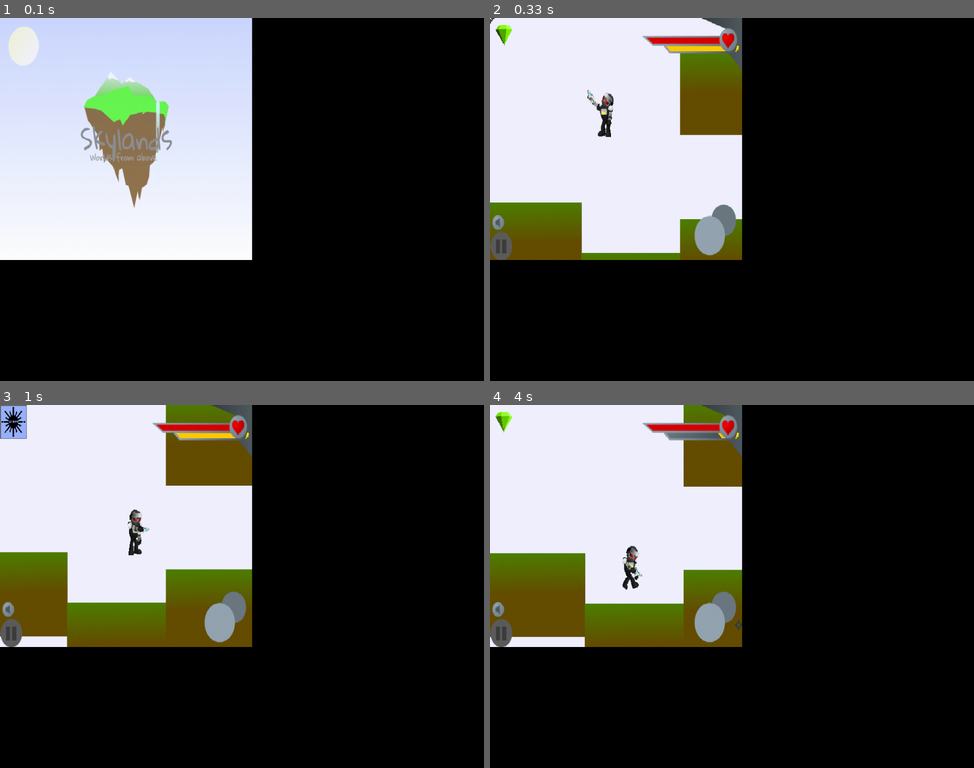
Above: before the commit, frames 1-4 (two rows, left to right).
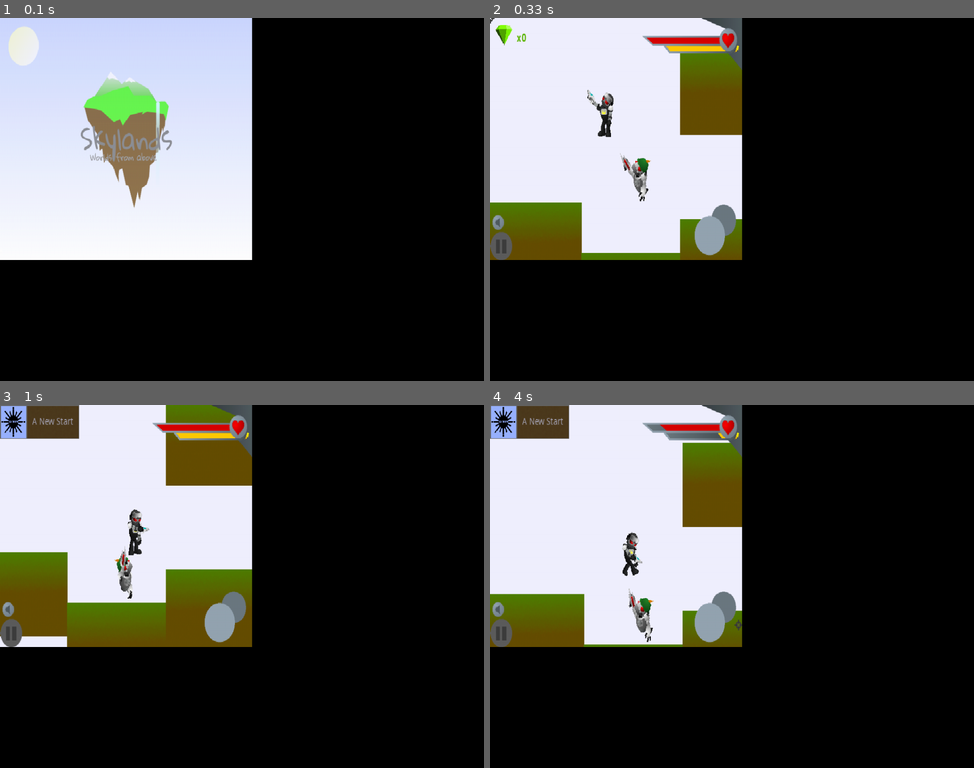
Above: after the commit, the same moments.

Repository: kjniemela/Skylands-WFA-py
Game: pygame game, started from main.py
Same seed, same stepped clock (60 frames per second), same inputs: the game is played once before the commit and once after it.
Inputs (mouse positions are in pixels of both pictures, inside the frame that each line leads up to):
- Up to frame 1 (0.1 s): no input
- Up to frame 2 (0.33 s): no input
- Up to frame 3 (1 s): hold D 0.33-0.8 s; move the mouse to (222, 601) at 0.37 s; hold W from 0.83 s (still down); move the mouse to (396, 575) at 0.87 s
- Up to frame 4 (4 s): release W at 1.13 s; hold D 1.17-1.63 s; move the mouse to (615, 590) at 1.2 s; hold A 1.67-2.2 s; move the mouse to (581, 532) at 1.7 s; hold S 2.23-2.53 s; move the mouse to (804, 459) at 2.27 s; tap Space at 2.57, 2.97, 3.27, 3.4, 3.8 s; hold A 2.9-3.3 s; move the mouse to (741, 463) at 2.93 s; hold W 3.33-3.7 s; move the mouse to (557, 575) at 3.37 s; hold D from 3.73 s (still down); move the mouse to (736, 622) at 3.77 s

Frame 1 is identical in both runs. In frame 2, 0.4% of the frame differs, in the area x 5-34%, y 4-51%; in frame 3, 1.3%; in frame 4, 12%, in the area x 0-53%, y 0-67%.

Commit message:
added text to achievements

Diff:
--- /dev/null
+++ b/asciiIcon.txt
@@ -0,0 +1,26 @@
+               .,,,,,.....................,,,,,.
+           .,,,,...............................,,,,.
+        ..,.........................................,..
+     .,,,.............................,..............,,,,.
+   .,,,...................,.......,/(%@%(*..............,,,.
+ .,,.................,/(%&@&#/*//#&@@@@@@&#/,..............,,.
+..,..............,*(#%@@@@@@@@&@@@@@@@@@@@@&%(,,............,...
+,,...........,,/(%&@@@@@@@@@@@@@@@@@@@@@@@@@@&%#/*...........,,,
+,........,*#&@@@@@@@@@@@@@@@@@@@@@@@@@@@@@@@@@@@@@&&%/........,,
+.........*#&@@@@@@@@@@@@@@@@@@@@@@@@@@@@@@@@@@@@@@@&&/..........
+.........,*#@@@@@@@@@@@@@@@@@@@@@@@@@@@@@@@@@@@@@@@#/,..........
+..........,(&@@@@@@@@@@@@@@@@@@@@@@@@@@@@@@@@@@@@&#/............
+.........../%&@@@@@@@@@@@@@@@@@@@@@@@@@@@@@@@@@@@(,.............
+...........*#%@&&@@@@@@@@@@@@@@@@@@@@@@@@@@@@@@%(*..............
+...........,,/(((%@@@@@@@@@@@@@@@@@@@@@@@&#%%%&(,...............
+...............,,(&@@@@@@@@@@@@@@@@@@@@@&(,/##(*................
+................./%&@@&@@@@@@@@@@@@@@@@%(*.,*,..................
+,................,///*,(&@@@@@@@@@@@@&%/......................,,
+,,.....................*/%@@@@@@@@@@@#*,.....................,,,
+ .,....................../%&@@@@@@@%#*.....................,,.
+ .,,.....................,*#@@@@@@&(,......................,,.
+   .,,,,...................*#%@@@%(*...................,,,,.
+      ..,,..................,(&&&(,..................,,..
+         .,,.................,***,.................,,.
+           .,,,,,.............................,,,,,.
+               .,..........         ..........,.
--- a/entities.py
+++ b/entities.py
@@ -65,11 +65,30 @@
     touchingPlatform = False
     jumping = 0
     falling = True
+    kills = 0
+    hp = 1
+    is_dead = False
     def __init__(self, level, x, y):
         self.level = level
         self.player = level.player
         self.x = x
         self.y = y
+    def tick(self):
+        if self.hp <= 0:
+            self.kill()
+        if self.is_dead:
+            return False
+        else:
+            return True
+    def damage(self, dmg, src, knockback=(0,0)):
+        """
+        0: fall damage - 1: melee damage
+        """
+        self.hp -= dmg
+        self.xVel += knockback[0]
+        self.yVel += knockback[1]
+    def kill(self):
+        self.is_dead = True
     def check_inside(self, x, y):
         if self.x<x and self.x+(self.width)>x and self.y+(self.heightHead)>y and self.y-(self.heightBody)<y:
             return (True, (self.x+(self.width/2))-x, self.y-y)
@@ -126,7 +145,10 @@
         self.gunX = 0
         self.gunY = 0
         self.gunCooldown = 100
+        self.hp = 3
     def tick(self):
+        if not super().tick():
+            return False
         self.x += self.xVel
         self.y += self.yVel
 
--- a/level.py
+++ b/level.py
@@ -36,36 +36,76 @@
             "StillAlive": False,
             "StrangePeople": False
             }
+        self.achievement_title = {
+            "ANewStart": "A New Start",
+            "BabySteps": "Baby Steps",
+            "ChickeningOut": "Chickening Out",
+            "Dropout": "Drop Out",
+            "HowBizarre": "How Bizarre",
+            "Scrooge": "Scrooge",
+            "StillAlive": "Still Alive",
+            "StrangePeople": "Strange People"
+            }
+        self.achievement_sub = {
+            "ANewStart": False,
+            "BabySteps": False,
+            "ChickeningOut": False,
+            "Dropout": False,
+            "HowBizarre": False,
+            "Scrooge": False,
+            "StillAlive": False,
+            "StrangePeople": False
+            }
 
         self.on_display = ""
         self.is_displaying = False
         self.displayTime = 0
+        self.queue = []
+
+        self.text_bar = pygame.image.load('assets/achievements/textBar.png')
 
         self.achievement_assets = {}
 
         for i in self.achievements_got:
             self.achievement_assets[i] = pygame.image.load('assets/achievements/%s.png' % (i))
-    def draw(self, win, level):
+    def trigger(self, name):
+        self.achievements_got[name] = True
         if not self.is_displaying:
-            if not self.achievements_got["ANewStart"]:
-                self.achievements_got["ANewStart"] = True
-                self.on_display = "ANewStart"
+            self.is_displaying = True
+            self.on_display = name
+        else:
+            self.queue.append(name)
+    def draw(self, win, level, fonts):
+        if not self.achievements_got["ANewStart"]:
+            self.trigger("ANewStart")
+        if not self.achievements_got["Dropout"]:
+            if level.player.y < -1000:
+                self.trigger("Dropout")
+        if not self.is_displaying:
+            if len(self.queue) > 0:
+                self.achievements_got[self.queue[0]] = True
+                self.on_display = self.queue[0]
                 self.is_displaying = True
-            if not self.achievements_got["Dropout"]:
-                if level.player.y < -1000:
-                    self.achievements_got["Dropout"] = True
-                    self.on_display = "Dropout"
-                    self.is_displaying = True
+                del self.queue[0]
         else:
+            text = fonts["achievementTitle"].render(self.achievement_title[self.on_display], True, (170, 170, 190))
+            titleXOffset = (100-text.get_rect().w)//2
+            titleYOffset = 14
             if self.displayTime < 30:
                 self.displayTime += 1
                 win.blit(self.achievement_assets[self.on_display], (-60+(self.displayTime)*2, 0))
-            elif self.displayTime < 180:
+                win.blit(self.text_bar, (50, (-60+(self.displayTime)*2)))
+                win.blit(text, (50+titleXOffset, (titleYOffset-60+(self.displayTime)*2)))
+            elif self.displayTime < 240:
                 self.displayTime += 1
                 win.blit(self.achievement_assets[self.on_display], (0, 0))
-            elif self.displayTime < 210:
+                win.blit(self.text_bar, (50, 0))
+                win.blit(text, (50+titleXOffset, titleYOffset))
+            elif self.displayTime < 270:
                 self.displayTime += 1
-                win.blit(self.achievement_assets[self.on_display], (-(self.displayTime-180)*2, 0))
+                win.blit(self.achievement_assets[self.on_display], (-(self.displayTime-240)*2, 0))
+                win.blit(self.text_bar, (50, (-(self.displayTime-240)*2)))
+                win.blit(text, (50+titleXOffset, (titleYOffset-(self.displayTime-240)*2)))
             else:
                 self.on_display = ""
                 self.is_displaying = False
@@ -77,6 +117,7 @@
         self.platforms = []
         self.projectiles = []
         self.entities = []
+        self.itemEntities = []
 
         self.player = player
         self.player.level = self
--- a/main.py
+++ b/main.py
@@ -26,6 +26,24 @@
 
 pygame.display.set_caption("Skylands %d.%d.%d" % (VERSION_MAJOR, VERSION_MINOR, VERSION_PATCH))
 
+asciiIcon = """
+         %%%%@  *@@@
+      *##################
+    ######################(
+ ###########################@###
+  ,,,,,,,##########,,,*,,,,,&,,#
+   ,,,,,,,,,,,,#,,,,,,,,,,,,%,,
+     ,,,,,,,,,,,,,,,,,,,,,,,%,
+      ,,,,,,,,,,,,,,,,,,,,,,#
+      .,,,,,,,,,,,,,,,,,,,,,(
+        ,,,,,,,,,,,,,,,,,,, @
+           ,,,,,,,,,,,,,,.  @
+            .,  ,,,,,,,,,   @
+                ,,,,,,,,    @
+                  ,,,,
+                   , .
+"""
+
 menuXOffset = 0
 
 #MENU
@@ -86,11 +104,21 @@
 loadEntitySounds(vol)
 ###########
 
+###FONTS###
+pygame.font.init()
+fonts = {
+    "gemCount": pygame.font.Font('freesansbold.ttf', 16),
+    "achievementTitle": pygame.font.Font('C:\\WINDOWS\\Fonts\\Inkfree.ttf', 15),
+    "achievementSubt": pygame.font.Font('C:\\WINDOWS\\Fonts\\Inkfree.ttf', 6),
+    }
+###########
+
 clock = pygame.time.Clock()
 
 def drawGameWindow():
     global gameState
     global player
+    global fonts
 
     zoom = 1 #make global or smth later
 
@@ -106,10 +134,10 @@
         player.draw(camX, camY, win, mouseX, mouseY, winW, winH)
 
         win.blit(HUD_back, (293, 28))
-        drawHUD(win, player)
+        drawHUD(win, player, fonts)
         win.blit(HUD, (0, 0))
 
-        level.achievement_handler.draw(win, level)
+        level.achievement_handler.draw(win, level, fonts)
 
         win.blit(cursor, ((mouseX-(8*(winW/480)))//(winW/480),(mouseY-(8*(winH/360)))//(winH/360)))
 
@@ -119,6 +147,9 @@
 
 player = Player(125, 25)
 level = Level("level1", player)
+
+print(asciiIcon)
+print("Skylands: Worlds from Above v%d.%d.%d" % (VERSION_MAJOR, VERSION_MINOR, VERSION_PATCH))
 
 run = True
 gameState = "mainMenu"
@@ -202,7 +233,7 @@
         player.xVel -= 2
         player.walkFrame += player.facing*-1
         #player.facing = -1
-    elif keys[pygame.K_d]:
+    if keys[pygame.K_d]:
         player.xVel += 2
         player.walkFrame += player.facing
         #player.facing = 1
@@ -232,6 +263,7 @@
 
     if player.hp <= 0:
         player.kill()
+        level.achievement_handler.trigger("StillAlive")
 
     camX += (((player.x+5)-(480/2))-camX)*0.2
     camY += (((player.y+20)+(360/2))-camY)*0.2
--- a/player.py
+++ b/player.py
@@ -72,10 +72,11 @@
 
     gem = [pygame.image.load('assets/gem%s.png' % frame) for frame in range(1, 10)]
 
-def drawHUD(win, player):
+def drawHUD(win, player, fonts):
     win.blit(healthBar, (435-(142*(player.hp/player.maxHp)), 28))
     win.blit(powerBar, (333+(110*(player.gunCooldown/20)), 40))
     win.blit(gem[int((time()*16)%9)], (10, 10))
+    win.blit(fonts["gemCount"].render('x%d' % (player.gems), True, (91, 183, 0)) , (50, 22))
 
 class Player:
     def __init__(self, x, y):
@@ -99,6 +100,8 @@
         self.gunX = 0
         self.gunY = 0
         self.gunCooldown = 0
+
+        self.gems = 0
 
         self.hp = 10
         self.maxHp = 10
@@ -247,8 +250,7 @@
                 hit, xD, yD = entity.check_inside(self.x, self.y)
                 if hit:
                     #print(hit, xD, yD)
-                    entity.xVel += self.xVel*0.2
-                    entity.yVel += self.yVel*0.2 + 1
+                    entity.damage(1, 2, (self.xVel*0.2, self.yVel*0.2 + 1))
                     return True
         if not level.player == self.owner:
             hit, xD, yD = level.player.check_inside(self.x, self.y)
Binary file added: assets/achievements/textBar.png
Not shown, changed: levels/level1
